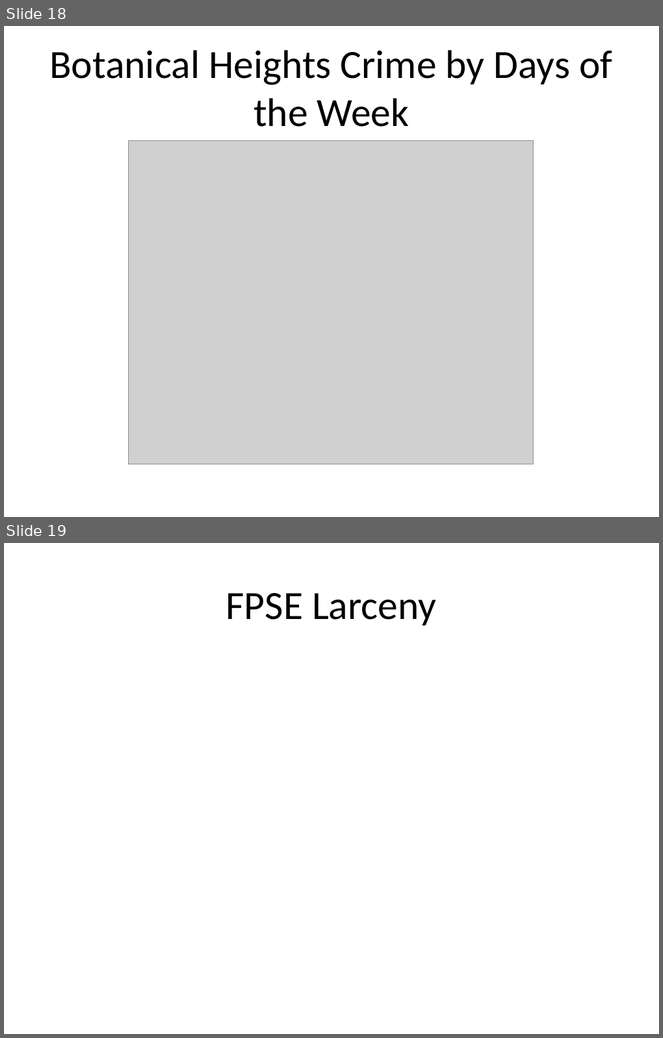
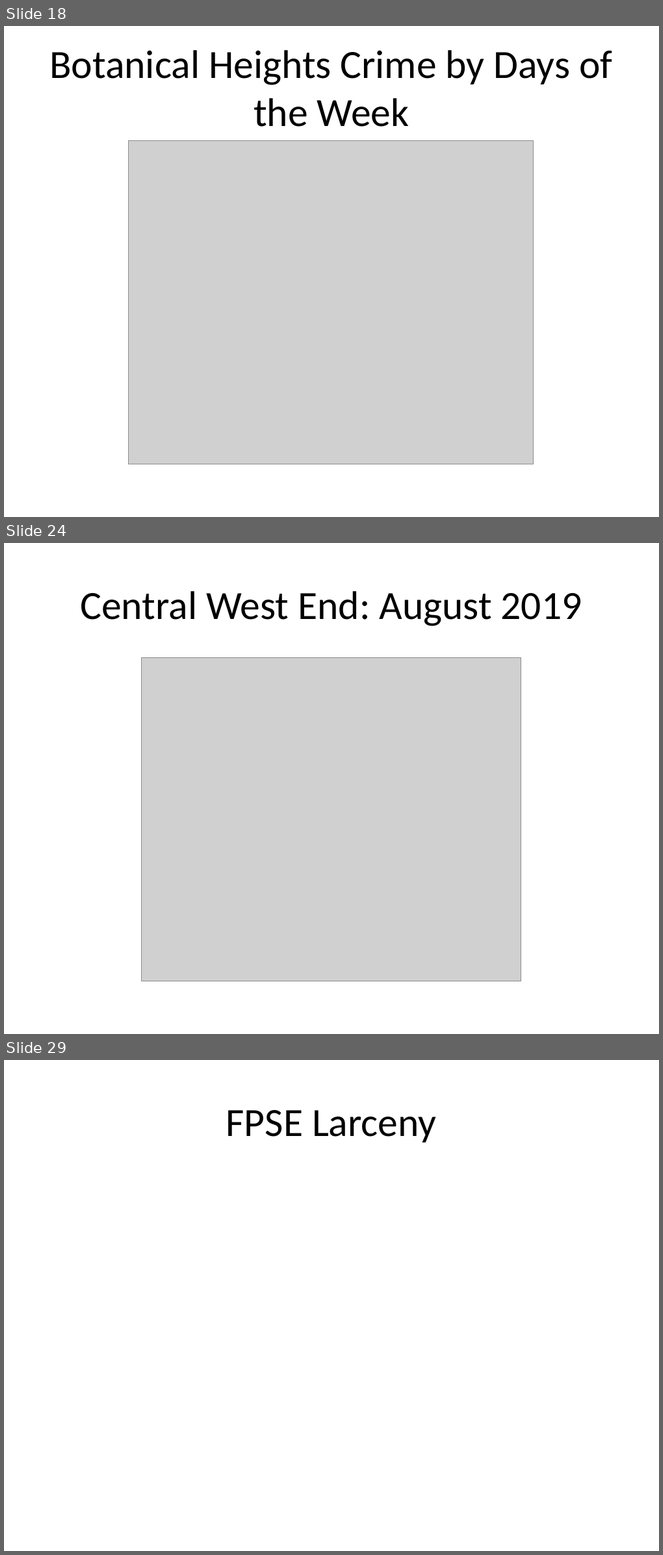
Before and after one commit to wumcrc/r-crime-mapping, a slide deck: src/notebooks/fpse-presentation.pptx. Shown one above the other, each under a label of ours: slides 18 and 19 before the commit, slides 18, 24 and 29 after it; the slides between them are not shown. The pictures are 663x1038 and 663x1555 pixels, drawn with LibreOffice and Linux fonts; fonts in the diff are those of the drawing; grey boxes stand for pictures. Boxes give left, top, right and bottom in pixels: in the first picture for what was removed or moved away, otherwise in the second. Text is boxed around its words. In the diff, an @@ line names an element or a change of style, - is before the commit and + after.

```diff
--- a/src/notebooks/fpse-presentation.pptx
+++ b/src/notebooks/fpse-presentation.pptx
@@ slide 24 added at [4, 543, 659, 1034], background #FFFFFF @@
@@ title added at [81, 591, 582, 626], 44 pt, text #000000 @@
+Central West End: August 2019
@@ picture added at [142, 657, 521, 981] @@
@@ what was slide 19 is now slide 29 @@
```
Also in this commit, not shown: 1 slide changed, 9 other slides added, 29 other files.
